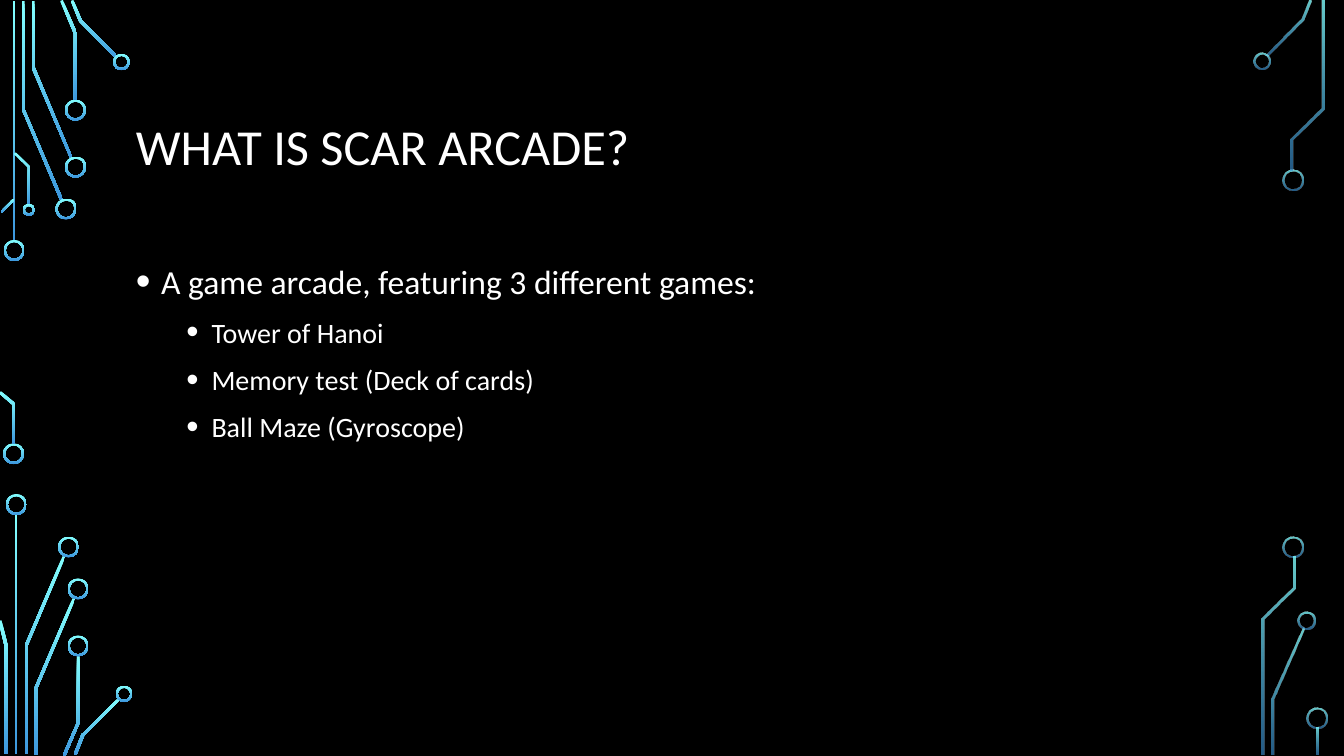
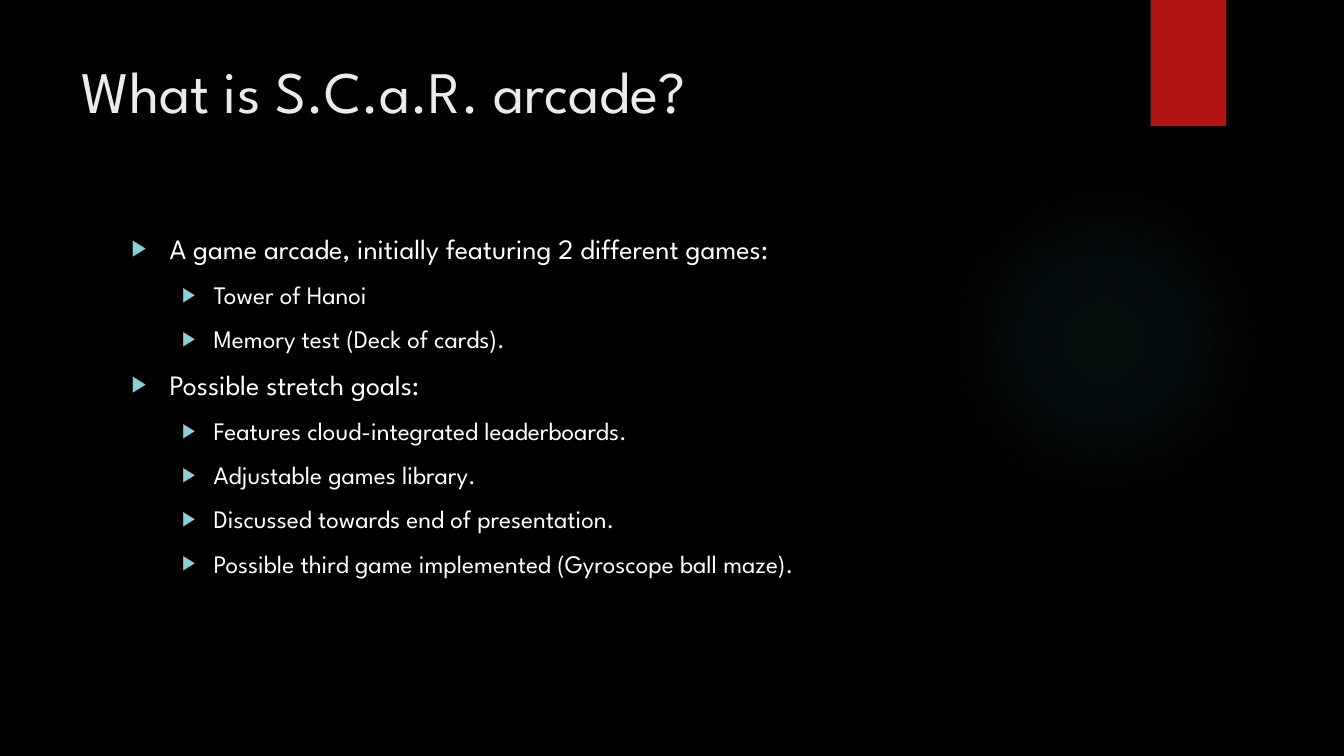
Before and after one commit to IgnitionOrk/SCaR_Arcade, a slide deck: slide 2 of SCaRArcade.pptx. Drawn at 1344x756 pixels with LibreOffice and Linux fonts; fonts in the diff are those of the drawing; background and template pictures are left out. Boxes give left, top, right and bottom in pixels: in the first picture for what was removed or moved away, otherwise in the second. Text is boxed around its words. In the diff, an @@ line names an element or a change of style, - is before the commit and + after.

```diff
--- a/SCaRArcade.pptx
+++ b/SCaRArcade.pptx
@@ rectangle added at [1150,0,1226,126], fill #B01513 @@
@@ title "What is S.C.a.R. arcade?" at [81,72,685,114]: vertical alignment middle to top @@
@@ title at [81,72,685,114]: text changed; size 36 to 42 pt; font Calibri to League Spartan; text colour #FFFFFF to #EBEBEB @@
-WHAT IS SCAR ARCADE?
+What is S.C.a.R. arcade?
@@ text "A game arcade, initially featuring ...": place and size @@
-text "A game arcade, initially featuring ..." at [161,270,756,442]
+text "A game arcade, initially featuring ..." at [170,239,793,579]
@@ text at [170,239,768,265]: text changed; size 24 to 20 pt; font Calibri to League Spartan @@
-• A game arcade, featuring 3 different games:
+▶ A game arcade, initially featuring 2 different games:
@@ text at [214,286,367,305]: size 20 to 18 pt, font Calibri to League Spartan in "Tower of Hanoi"; bullet • to ▶; line spacing 1.2 to 1; more space between paragraphs @@
@@ text at [170,330,793,579]: text changed; size 20 to 18 pt; font Calibri to League Spartan @@
-  • Memory test (Deck of cards)
-  • Ball Maze (Gyroscope)
+  ▶ Memory test (Deck of cards).
+▶ Possible stretch goals:
+  ▶ Features cloud-integrated leaderboards.
+  ▶ Adjustable games library.
+  ▶ Discussed towards end of presentation.
+  ▶ Possible third game implemented (Gyroscope ball maze).
@@ group removed at [0,0,1328,756]: 33 freeform shapes, 3 rectangles @@
```
Also in this commit, not shown: 8 other slides changed, 2 slides added, 2 slides removed.
